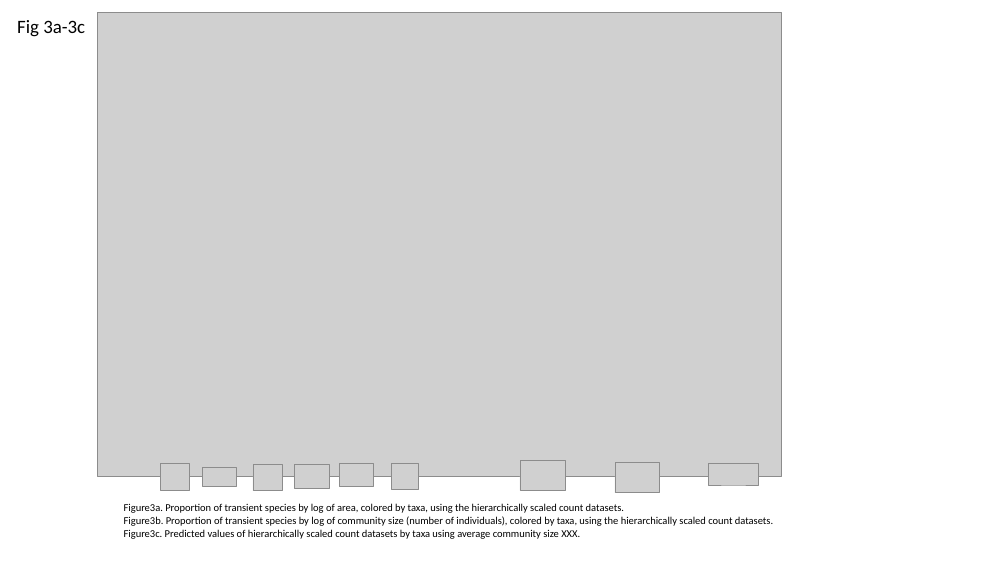
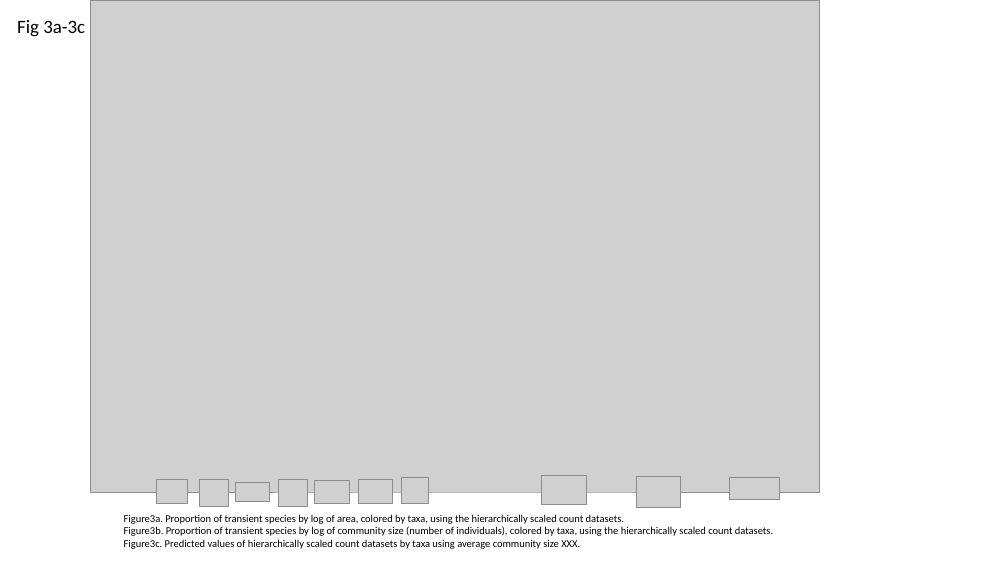
Before and after one commit to hurlbertlab/core-transient, a slide deck: slide 5 of output/plots/all_figs_with_legends.pptx. Drawn at 1008x567 pixels with LibreOffice and Linux fonts; fonts in the diff are those of the drawing; grey boxes stand for pictures. Boxes give left, top, right and bottom in pixels: in the first picture for what was removed or moved away, otherwise in the second. Text is boxed around its words. In the diff, an @@ line names an element or a change of style, - is before the commit and + after.

```diff
--- a/output/plots/all_figs_with_legends.pptx
+++ b/output/plots/all_figs_with_legends.pptx
@@ picture: place and size @@
-picture at [98,13,782,476]
+picture at [91,0,820,492]
@@ picture added at [157,479,188,504] @@
@@ picture: place and size @@
-picture at [161,464,190,491]
+picture at [200,479,228,507]
@@ picture: place and size @@
-picture at [253,464,283,492]
+picture at [278,479,308,507]
@@ picture: place and size @@
-picture at [392,464,418,489]
+picture at [402,478,428,504]
@@ 3 pictures: place and size @@
-3 pictures at [520,461,759,493]
+3 pictures at [541,475,780,507]
@@ text "Figure3a. Proportion of transient species ...": place and size @@
-text "Figure3a. Proportion of transient species ..." at [124,503,773,539]
+text "Figure3a. Proportion of transient species ..." at [124,514,773,549]
@@ picture: place and size @@
-picture at [203,467,237,486]
+picture at [236,482,270,501]
@@ picture: place and size @@
-picture at [340,464,374,487]
+picture at [315,480,349,504]
@@ picture: place and size @@
-picture at [295,465,330,488]
+picture at [358,480,392,504]
```
Also in this commit, not shown: 7 other slides changed, 1 slide added, 1 slide removed, 43 other files.
